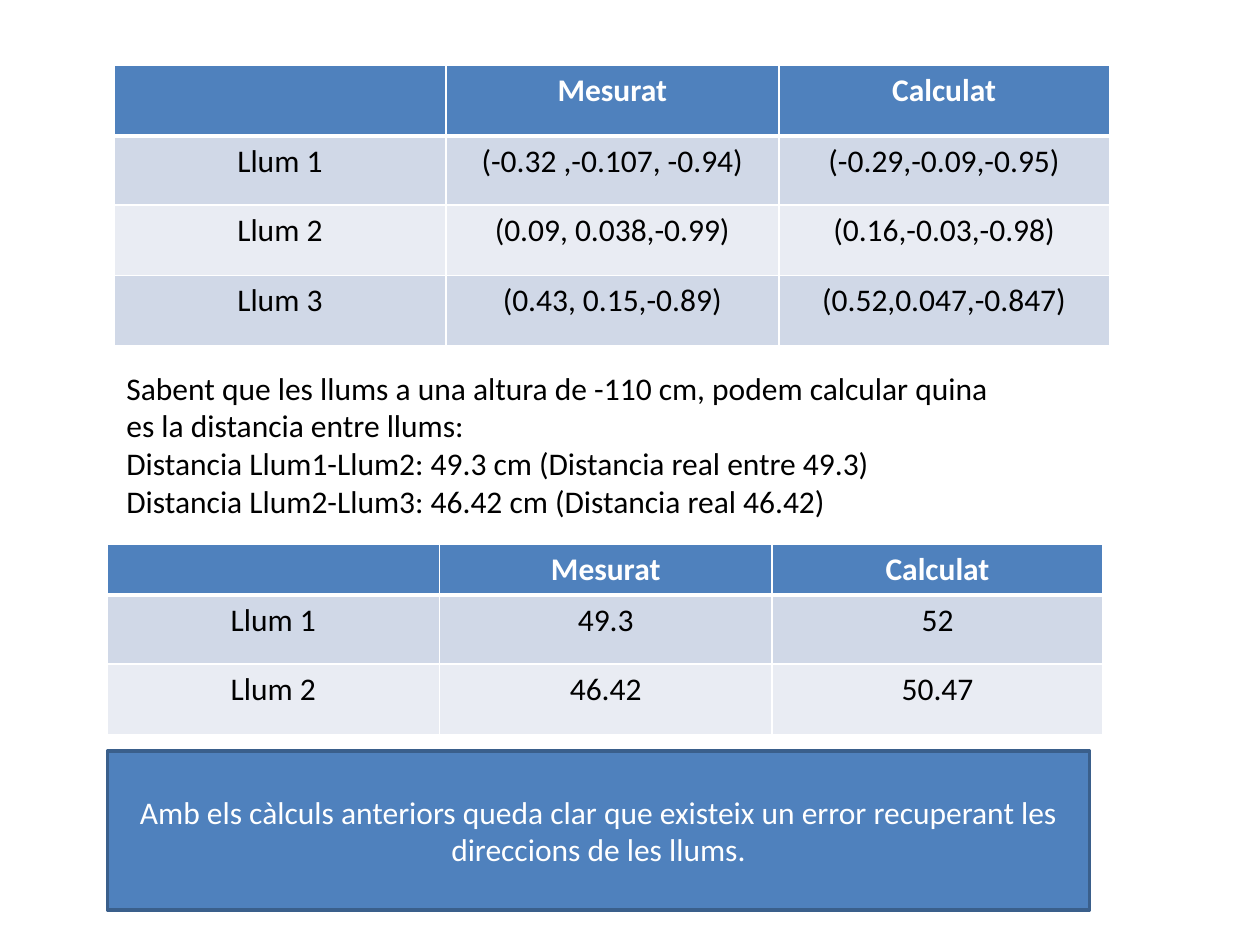
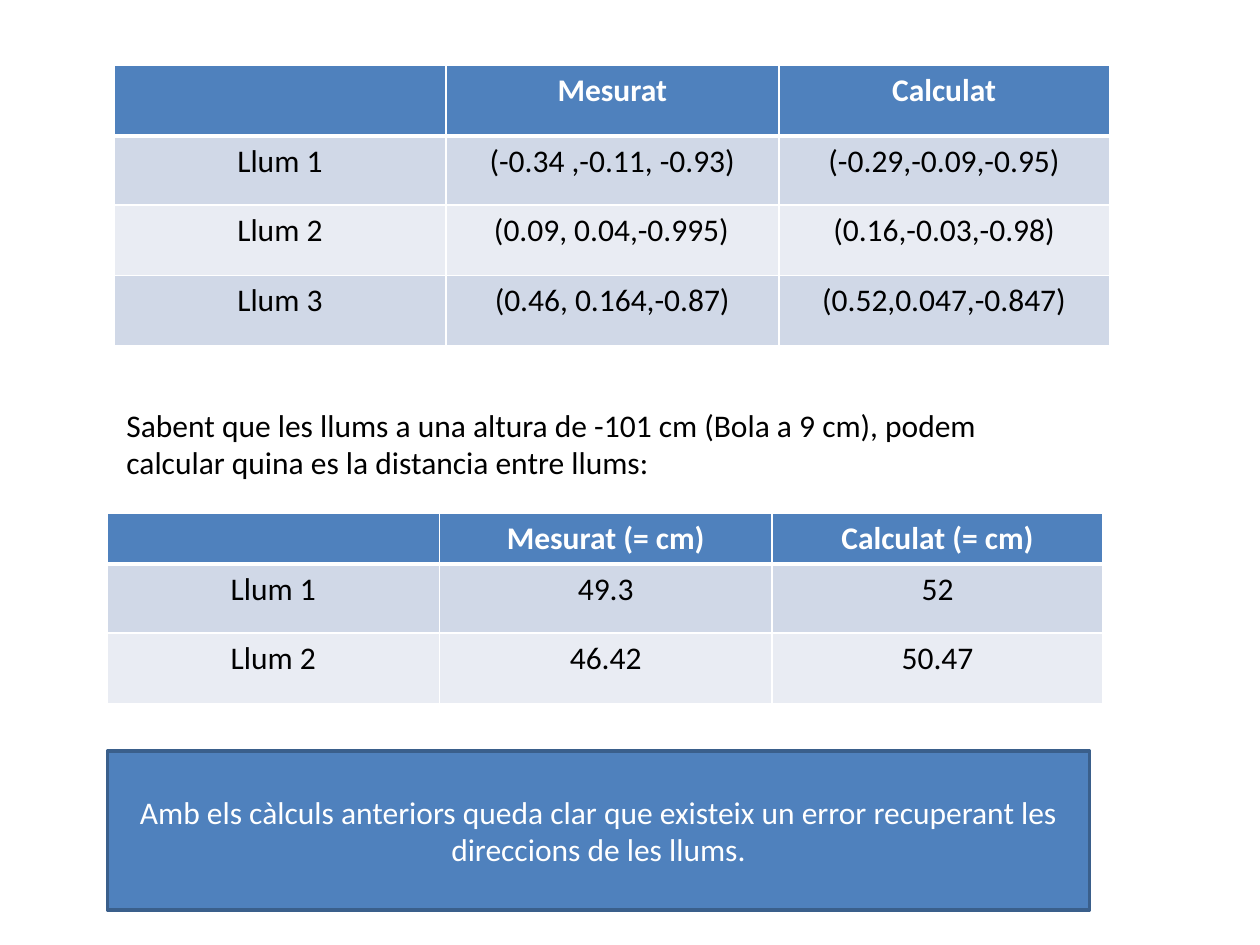
Before and after one commit to BlenderCN-Org/AcquisitionPlatform, a slide deck: slide 2 of Other/ExtraFunctionalities/calibrationImages/evaluarLLums.pptx. Drawn at 1260x945 pixels with LibreOffice and Linux fonts; fonts in the diff are those of the drawing. Boxes give left, top, right and bottom in pixels: in the first picture for what was removed or moved away, otherwise in the second. Text is boxed around its words. In the diff, an @@ line names an element or a change of style, - is before the commit and + after.

```diff
--- a/Other/ExtraFunctionalities/calibrationImages/evaluarLLums.pptx
+++ b/Other/ExtraFunctionalities/calibrationImages/evaluarLLums.pptx
@@ table at box(115, 66, 1109, 345) @@
-row 2, column 2: (-0.32 ,-0.107, -0.94)
+row 2, column 2: (-0.34 ,-0.11, -0.93)
-row 3, column 2: (0.09, 0.038,-0.99)
+row 3, column 2: (0.09, 0.04,-0.995)
-row 4, column 2: (0.43, 0.15,-0.89)
+row 4, column 2: (0.46, 0.164,-0.87)
@@ text at box(126, 414, 975, 479): text changed @@
-Sabent que les llums a una altura de -110 cm, podem calcular quina es la distancia entre llums:
-Distancia Llum1-Llum2: 49.3 cm (Distancia real entre 49.3)
-Distancia Llum2-Llum3: 46.42 cm (Distancia real 46.42)
+Sabent que les llums a una altura de -101 cm (Bola a 9 cm), podem calcular quina es la distancia entre llums:
@@ table at box(107, 514, 1101, 704) @@
-row 1, column 2: Mesurat
+row 1, column 2: Mesurat (= cm)
-row 1, column 3: Calculat
+row 1, column 3: Calculat (= cm)
@@ table: place and size @@
-table at box(107, 544, 1101, 735)
+table at box(107, 514, 1101, 704)
```
Also in this commit, not shown: 1 other slide changed, 1 other file.
